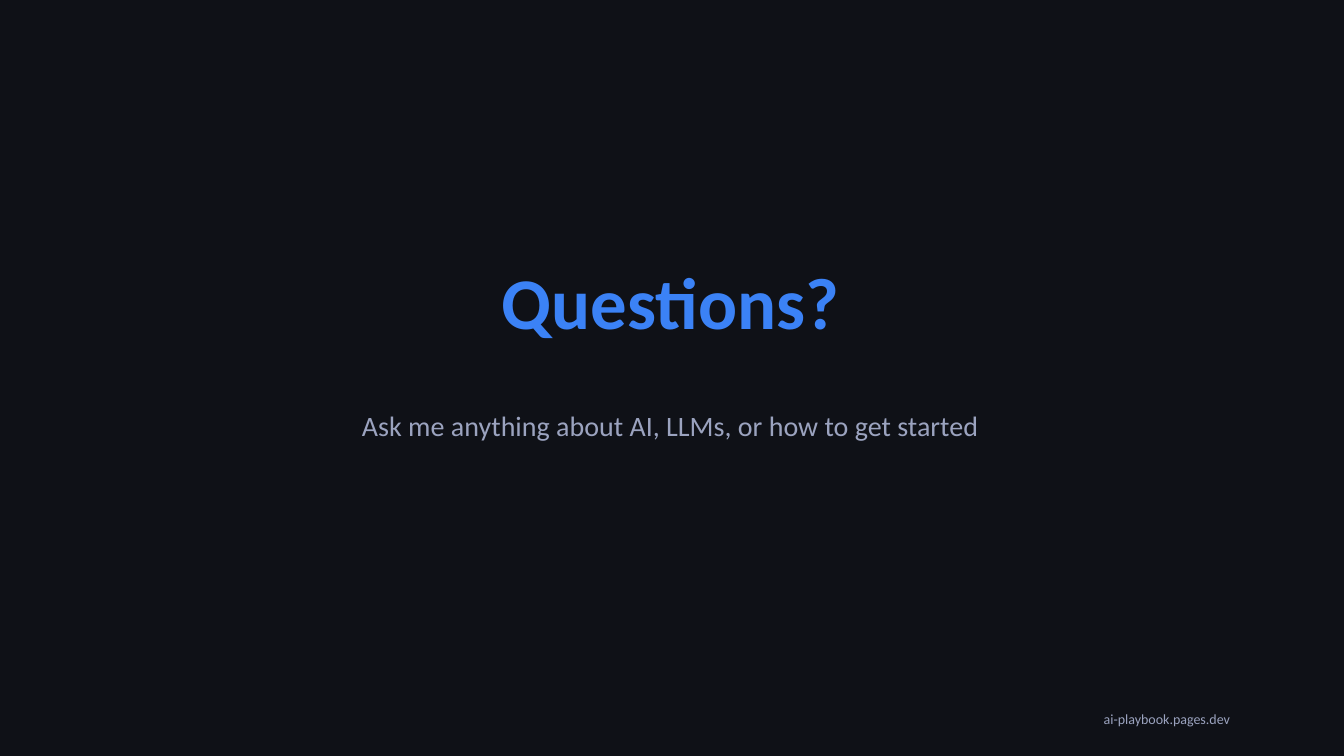
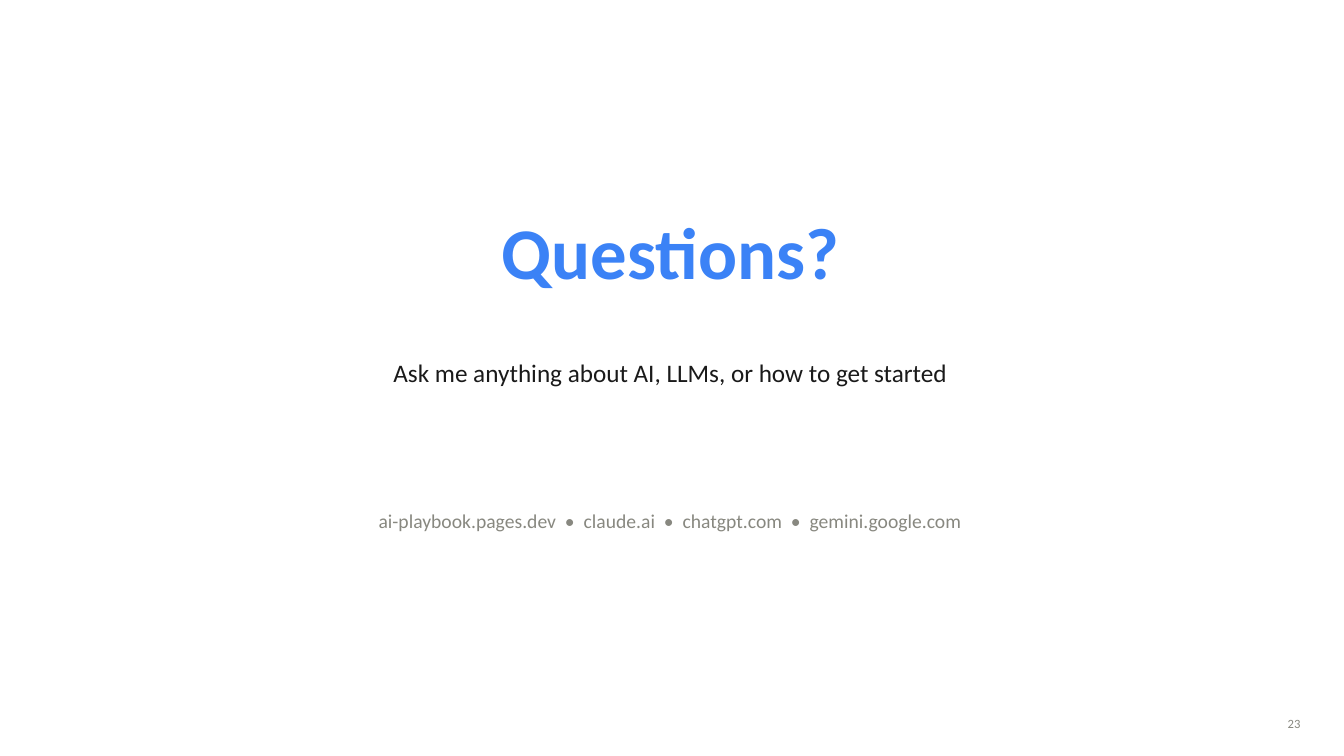
Before and after one commit to shubhamag91/ai-playbook, a slide deck: slide 23 of presentation/ai-playbook-intro.pptx (slide 40 before the commit). Drawn at 1344x756 pixels with LibreOffice and Linux fonts; fonts in the diff are those of the drawing. Boxes give left, top, right and bottom in pixels: in the first picture for what was removed or moved away, otherwise in the second. Text is boxed around its words. In the diff, an @@ line names an element or a change of style, - is before the commit and + after.

```diff
--- a/presentation/ai-playbook-intro.pptx
+++ b/presentation/ai-playbook-intro.pptx
@@ background #0F1117 to #FFFFFF @@
@@ text "Questions?": place and size @@
-text "Questions?" at [502, 278, 839, 338]
+text "Questions?" at [502, 228, 839, 288]
@@ text "Ask me anything about AI, ...": place and size @@
-text "Ask me anything about AI, ..." at [362, 416, 978, 441]
+text "Ask me anything about AI, ..." at [393, 364, 946, 387]
@@ text "Ask me anything about AI, ..." at [393, 364, 946, 387]: size 20 to 18 pt, text colour #9BA3BF to #1A1A1A @@
@@ text added at [379, 514, 961, 532], 14 pt, text #888880 @@
+ai-playbook.pages.dev • claude.ai • chatgpt.com • gemini.google.com
@@ text removed at [1104, 714, 1230, 727] @@
-ai-playbook.pages.dev
@@ text added at [1288, 720, 1301, 728], 9 pt, text #888880 @@
+23
```
Also in this commit, not shown: 8 other slides changed, 14 slides added, 31 slides removed, 1 other file.
